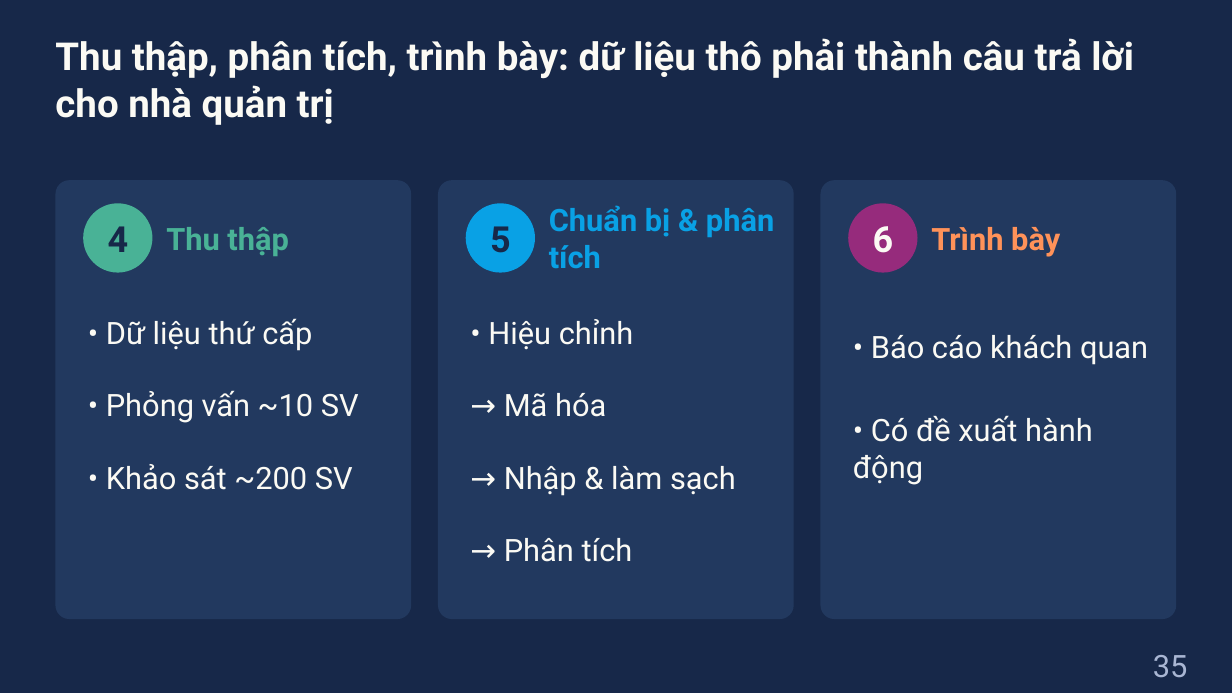
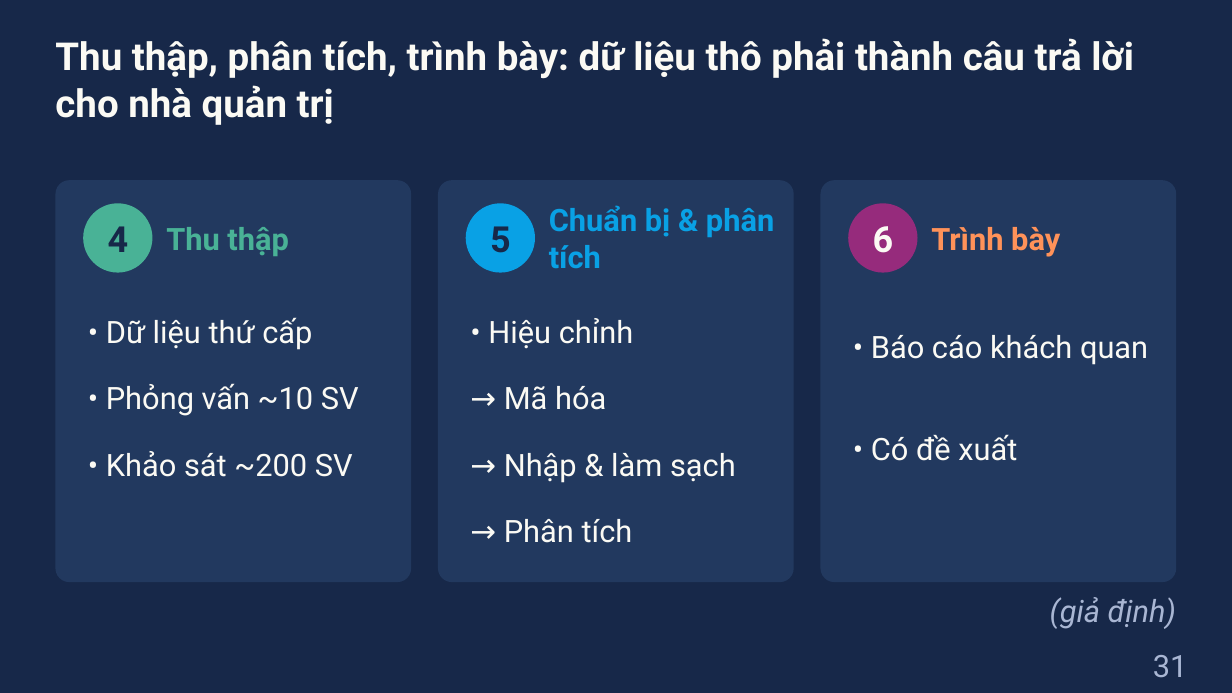
Before and after one commit to dnbaoquyen/academic-pptx-skill, a slide deck: slide 31 of courses/MKT1107/lessons/W1_slides.pptx (slide 35 before the commit). Drawn at 1232x693 pixels with LibreOffice and Linux fonts; fonts in the diff are those of the drawing. Boxes give left, top, right and bottom in pixels: in the first picture for what was removed or moved away, otherwise in the second. Text is boxed around its words. In the diff, an @@ line names an element or a change of style, - is before the commit and + after.

```diff
--- a/courses/MKT1107/lessons/W1_slides.pptx
+++ b/courses/MKT1107/lessons/W1_slides.pptx
@@ rounded rectangle: place and size @@
-rounded rectangle at bbox=[55, 180, 411, 619]
+rounded rectangle at bbox=[55, 180, 411, 582]
@@ rounded rectangle: place and size @@
-rounded rectangle at bbox=[438, 180, 794, 619]
+rounded rectangle at bbox=[438, 180, 794, 582]
@@ rounded rectangle: place and size @@
-rounded rectangle at bbox=[821, 180, 1177, 619]
+rounded rectangle at bbox=[821, 180, 1177, 582]
@@ text "• Phỏng vấn ~10 SV": place and size @@
-text "• Phỏng vấn ~10 SV" at bbox=[106, 390, 359, 423]
+text "• Phỏng vấn ~10 SV" at bbox=[106, 383, 359, 416]
@@ text "→ Mã hóa": place and size @@
-text "→ Mã hóa" at bbox=[504, 393, 606, 417]
+text "→ Mã hóa" at bbox=[504, 386, 606, 410]
@@ text "• Khảo sát ~200 SV": place and size @@
-text "• Khảo sát ~200 SV" at bbox=[106, 464, 353, 490]
+text "• Khảo sát ~200 SV" at bbox=[106, 451, 353, 477]
@@ text "→ Nhập & làm sạch": place and size @@
-text "→ Nhập & làm sạch" at bbox=[504, 466, 736, 496]
+text "→ Nhập & làm sạch" at bbox=[504, 453, 736, 483]
@@ text at bbox=[871, 434, 1017, 461]: text changed @@
-• Có đề xuất hành động
+• Có đề xuất
@@ text "→ Phân tích": place and size @@
-text "→ Phân tích" at bbox=[504, 538, 633, 562]
+text "→ Phân tích" at bbox=[504, 519, 633, 543]
@@ text added at bbox=[1050, 597, 1176, 629], 24 pt, text #A9B6D3, italic @@
+(giả định)
@@ page number at bbox=[1153, 655, 1188, 677]: text changed @@
-35
+31
```
Also in this commit, not shown: 29 other slides changed, 7 slides added, 9 slides removed, 4 other files.
